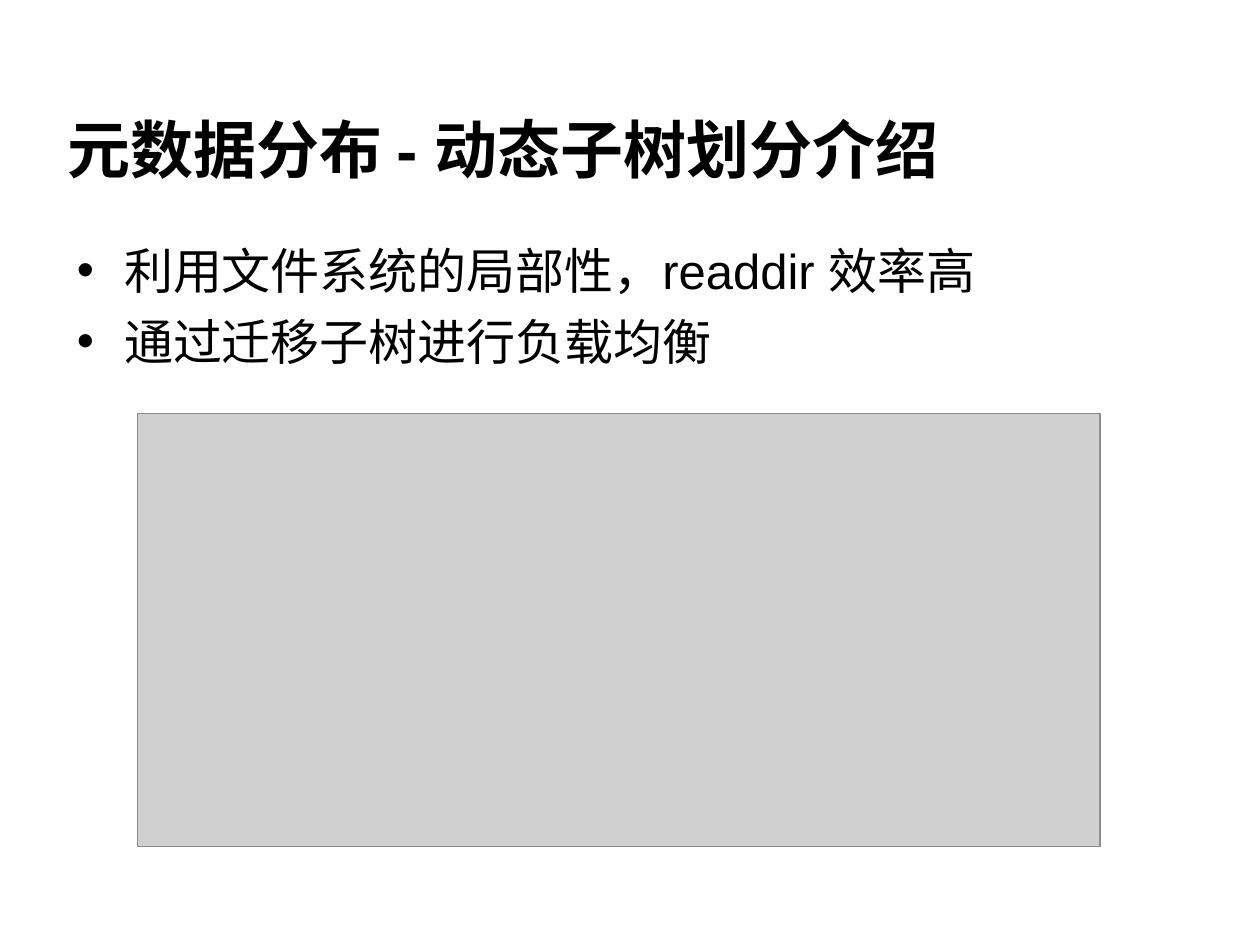
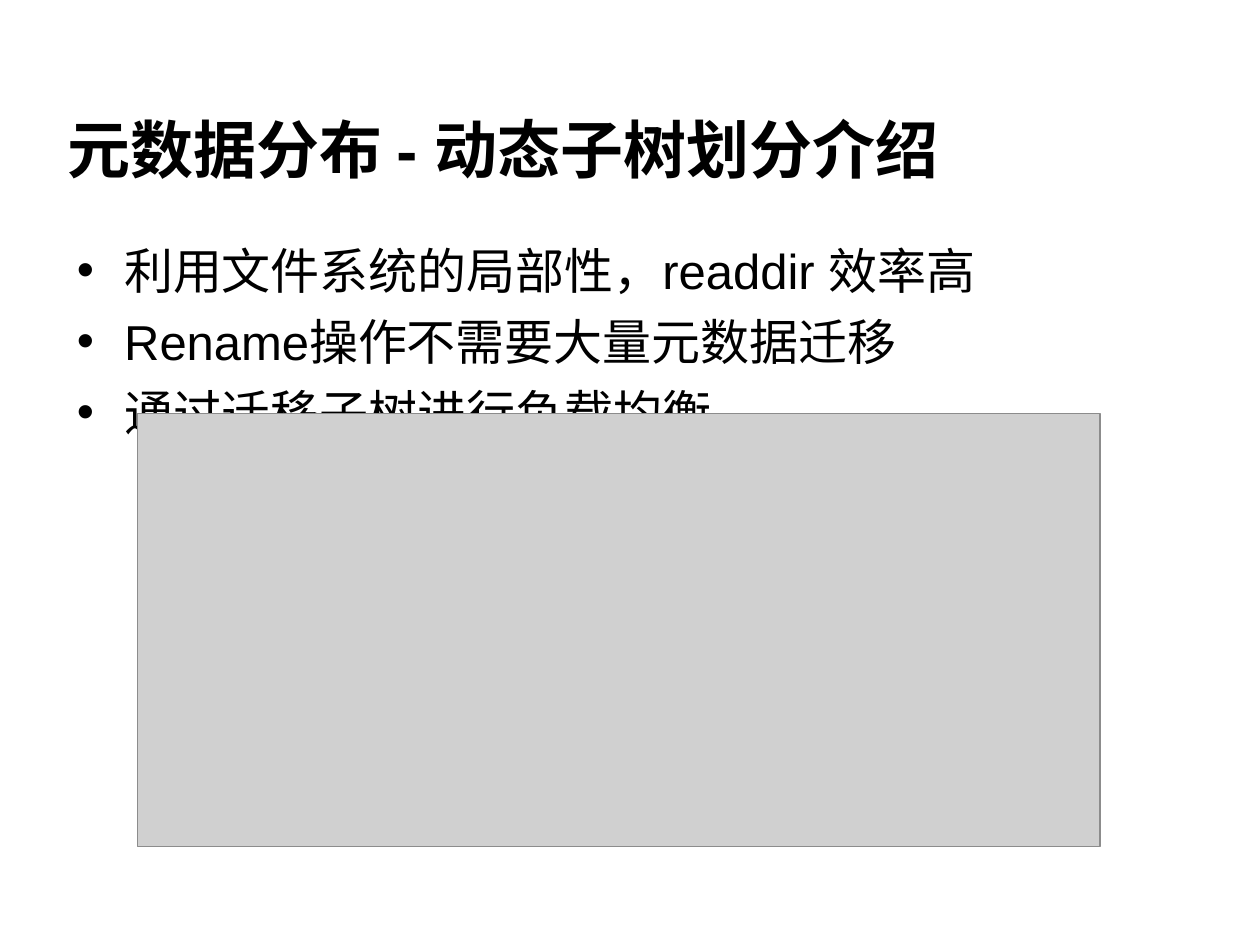
Before and after one commit to cheliequan/idning-paper, a slide deck: slide 14 of draft/答辩.ppt. Drawn at 1260x945 pixels with LibreOffice and Linux fonts; fonts in the diff are those of the drawing; grey boxes stand for pictures; background and template pictures are left out. Boxes give left, top, right and bottom in pixels: in the first picture for what was removed or moved away, otherwise in the second. Text is boxed around its words. In the diff, an @@ line names an element or a change of style, - is before the commit and + after.

```diff
--- a/draft/答辩.ppt
+++ b/draft/答辩.ppt
@@ text at <box>124,321,896,364</box>: paragraph added @@
+• Rename操作不需要大量元数据迁移
```
Also in this commit, not shown: 7 other slides changed, 2 other files.
